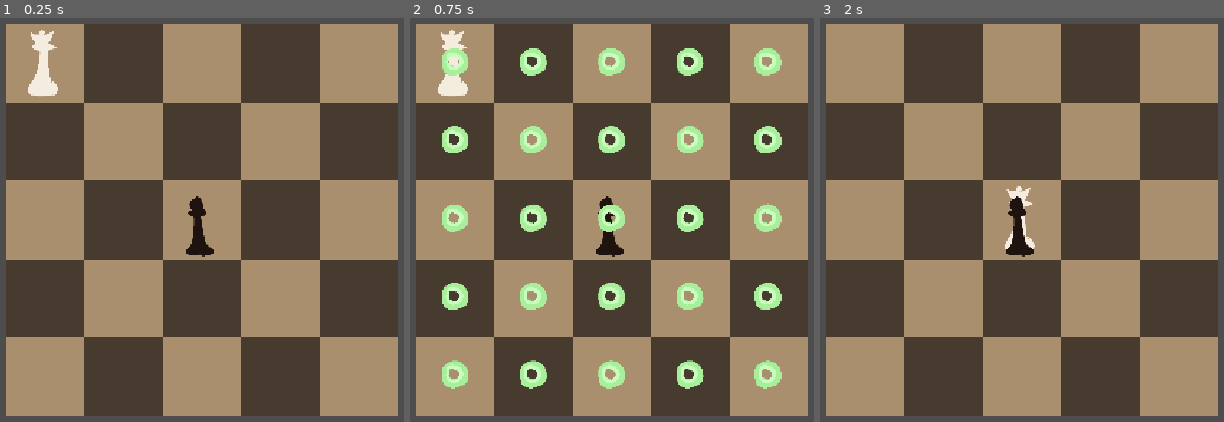
Above: before the commit, frames 1-3 (left to right).
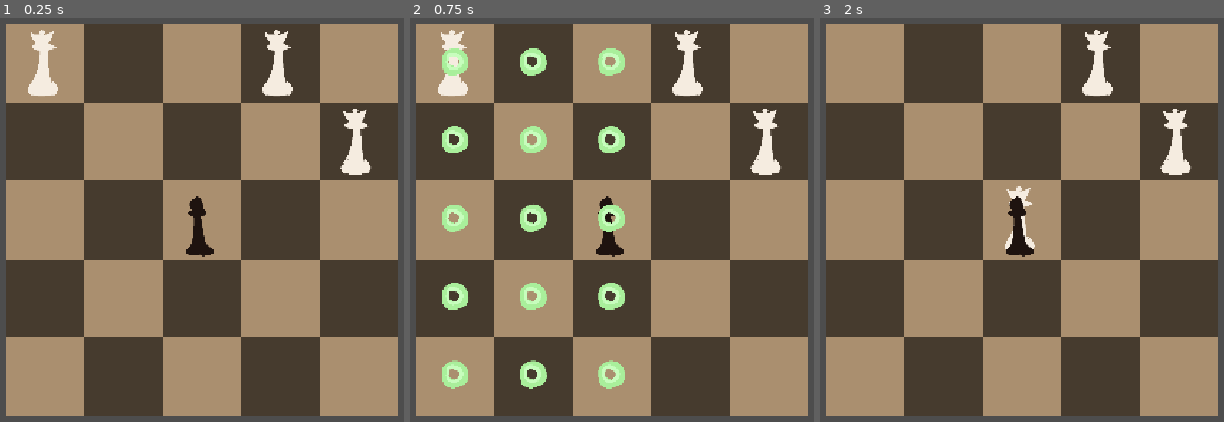
Above: after the commit, the same moments.

Repository: yourname3/gmtk-2026
Game: Godot game, scene res://level.tscn
Two runs of this game, one before a commit and one after it. Both use one fixed random seed, a clock stepped at 60 frames per second and the inputs below.
Inputs (mouse positions are in pixels of both pictures, inside the frame that each line leads up to):
- Up to frame 1 (0.25 s): no input
- Up to frame 2 (0.75 s): tap Enter at 0.5 s; move the mouse to (454, 62) at 0.52 s; click (454, 62) at 0.67 s
- Up to frame 3 (2 s): tap Space at 1.25 s; move the mouse to (1022, 220) at 1.27 s; click (1022, 220) at 1.42 s

The runs differ from the first frame. In frame 1, 1.4% of the frame differs, in the area x 64-93%, y 2-39%; in frame 2, 4.3%, in the area x 64-93%, y 2-92%; in frame 3, 1.4%.

Commit message:
Progress on piece selection / deselection

Diff:
--- a/board_highlighter/board_highlighter.gd
+++ b/board_highlighter/board_highlighter.gd
@@ -2,6 +2,20 @@
 class_name BoardHighlighter
 
 static var instance: BoardHighlighter = null
+
+enum SelectState {
+	NONE,
+	PIECE,
+	LOCATION,
+}
+
+static var select_state := SelectState.NONE
+# Integer id to determine if we're on the same select or not
+static var select_id := 0
+
+const MOVE_NULL: Vector2i = Vector2i(-99999999,-99999999)
+
+var highlight_map: Dictionary[Vector2i, BoardHighlight]
 
 # Async: shows highlights on the board and selects a move.
 static func select_move(piece: Piece) -> Vector2i:
@@ -9,23 +23,49 @@
 		return await instance._select_move(piece)
 	return Vector2i.ZERO
 
+static func is_tile_highlighted(tile: Vector2i) -> bool:
+	if instance != null:
+		return instance.highlight_map.has(tile)
+	return false
+
 func _add_highlight(x: int, y: int) -> void:
 	var highlight := preload("res://board_highlighter/board_highlight.tscn").instantiate()
 	highlight.position = Vector2(x, y) * 256
 	add_child(highlight)
 
+	highlight_map[Vector2i(x, y)] = highlight
+
+func _clear_highlights() -> void:
+	for child in get_children():
+		child.queue_free()
+	highlight_map.clear()
+
 func _select_move(piece: Piece) -> Vector2i:
-	for i in range(0, 5):
+	select_state = SelectState.LOCATION
+	select_id += 1
+
+	for i in range(0, 3):
 		for j in range(0, 5):
 			_add_highlight(i, j)
 
 	var bh: BoardHighlight = await SignalBus.move_selected
-	var pos = Vector2i(bh.position / 256)
+	var pos := MOVE_NULL
+	if bh != null:
+		pos = Vector2i(bh.position / 256)
 
-	for child in get_children():
-		child.queue_free()
+	_clear_highlights()
 
+	select_state = SelectState.PIECE
 	return pos
 
 func _ready() -> void:
 	instance = self
+
+func _unhandled_input(event: InputEvent) -> void:
+	if select_state == SelectState.LOCATION:
+		var id = select_id
+		await get_tree().process_frame # Let the Area2D's have a turn
+		if select_state == SelectState.LOCATION and id == select_id: # Make sure a new selection didn't start inbetween
+			if event is InputEventMouseButton:
+				if event.button_index == MouseButton.MOUSE_BUTTON_LEFT and event.is_pressed():
+					SignalBus.move_selected.emit(null) # Deselect
--- /dev/null
+++ b/chessboard/board.gd
@@ -0,0 +1,2 @@
+extends TileMap
+class_name Board
--- a/level.tscn
+++ b/level.tscn
@@ -1,6 +1,7 @@
 [gd_scene format=3 uid="uid://1bape5xetsht"]
 
 [ext_resource type="Texture2D" uid="uid://cnjdtf56fia74" path="res://chessboard/squares.png" id="1_u52ul"]
+[ext_resource type="Script" uid="uid://dlpshbooq0wub" path="res://chessboard/board.gd" id="2_0b4ue"]
 [ext_resource type="PackedScene" uid="uid://c2kifjh1wo0y5" path="res://piece/piece.tscn" id="2_vonw3"]
 [ext_resource type="PackedScene" uid="uid://dwkpyk486w1so" path="res://board_highlighter/board_highlighter.tscn" id="3_oi3di"]
 
@@ -20,8 +21,19 @@
 tile_set = SubResource("TileSet_5xgho")
 format = 2
 layer_0/tile_data = PackedInt32Array(0, 0, 0, 65537, 0, 0, 131074, 0, 0, 196611, 0, 0, 262148, 0, 0, 1, 65536, 0, 65538 …(285 unchanged characters)…
+script = ExtResource("2_0b4ue")
 
 [node name="Piece" parent="." unique_id=1279465721 instance=ExtResource("2_vonw3")]
+type = 4
+is_black = false
+
+[node name="Piece3" parent="." unique_id=1638246795 instance=ExtResource("2_vonw3")]
+position = Vector2(768, 0)
+type = 4
+is_black = false
+
+[node name="Piece4" parent="." unique_id=804999838 instance=ExtResource("2_vonw3")]
+position = Vector2(1024, 256)
 type = 4
 is_black = false
 
--- a/piece/piece.gd
+++ b/piece/piece.gd
@@ -33,12 +33,28 @@
 		update_appearance()
 		return
 
+	# TODO: Not this.
+	if BoardHighlighter.select_state == BoardHighlighter.SelectState.NONE:
+		BoardHighlighter.select_state = BoardHighlighter.SelectState.PIECE
+
 func move_this() -> void:
 	var target = await BoardHighlighter.select_move(self)
-	position = target * 256
+	if target != BoardHighlighter.MOVE_NULL:
+		position = target * 256
+		BoardHighlighter.select_state = BoardHighlighter.SelectState.NONE
 
+func tile_pos() -> Vector2i:
+	return Vector2i(position / 256)
 
 func _input_event(viewport: Viewport, event: InputEvent, shape_idx: int) -> void:
 	if event is InputEventMouseButton:
 		if event.button_index == MouseButton.MOUSE_BUTTON_LEFT and event.is_pressed():
-			move_this()
+			if BoardHighlighter.select_state == BoardHighlighter.SelectState.PIECE:
+				move_this()
+			elif BoardHighlighter.select_state == BoardHighlighter.SelectState.LOCATION:
+				# If we are not ourselves highlighted, we are allowed to steal the selection state.
+				if not BoardHighlighter.is_tile_highlighted(tile_pos()):
+					# First, remove the existing highlights...
+					SignalBus.move_selected.emit(null)
+					# Then invoke ourselves
+					move_this()
Not shown, added: chessboard/board.gd.uid
